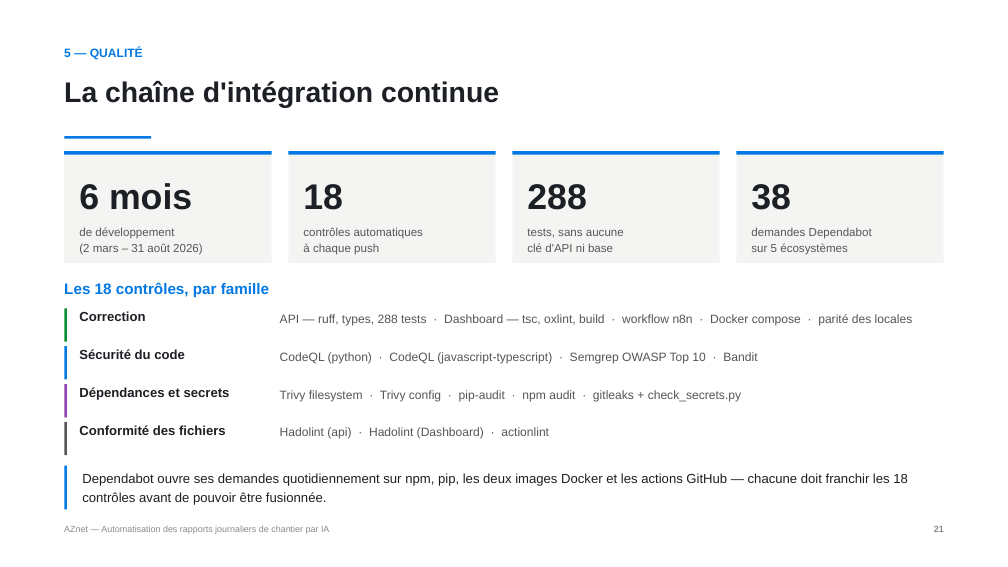
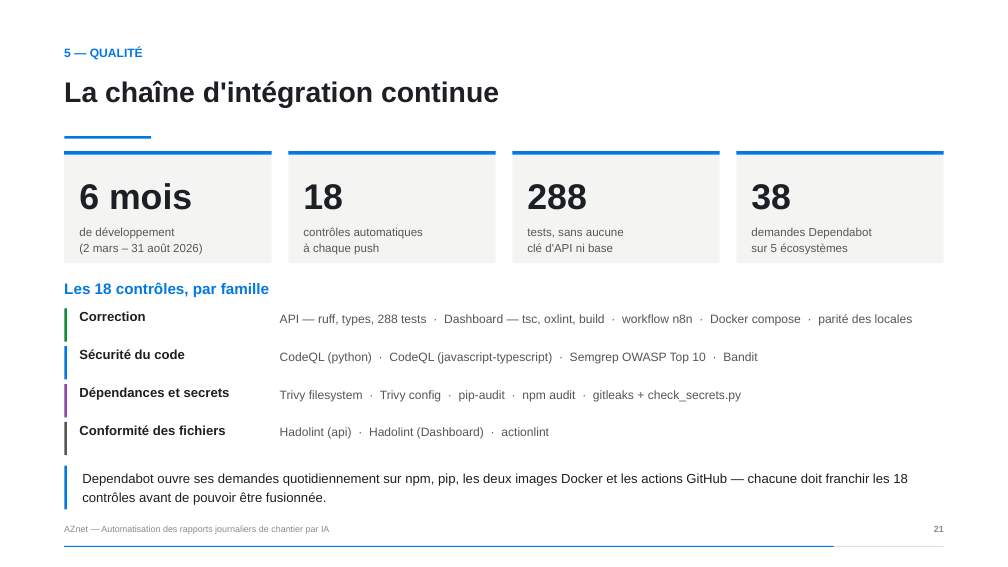
Before and after one commit to yassine808/PFE-aznet, a slide deck: slide 21 of Pres+report/Soutenance-PFE.pptx. Drawn at 1008x567 pixels with LibreOffice and Linux fonts; fonts in the diff are those of the drawing. Boxes give left, top, right and bottom in pixels: in the first picture for what was removed or moved away, otherwise in the second. Text is boxed around its words. In the diff, an @@ line names an element or a change of style, - is before the commit and + after.

```diff
--- a/Pres+report/Soutenance-PFE.pptx
+++ b/Pres+report/Soutenance-PFE.pptx
@@ rectangle added at (x1=64, y1=546, x2=944, y2=547), fill #DFE1DE @@
@@ rectangle added at (x1=64, y1=546, x2=834, y2=547), fill #0278E4 @@
```
Also in this commit, not shown: 28 other slides changed, 2 other files.
